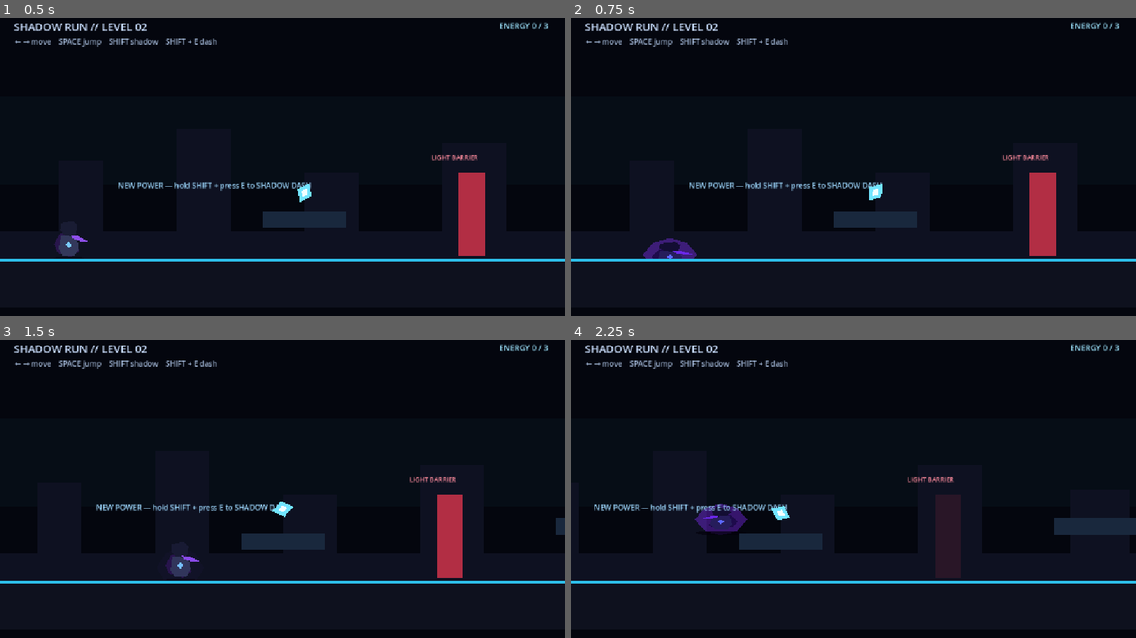
Above: before the commit, frames 1-4 (two rows, left to right).
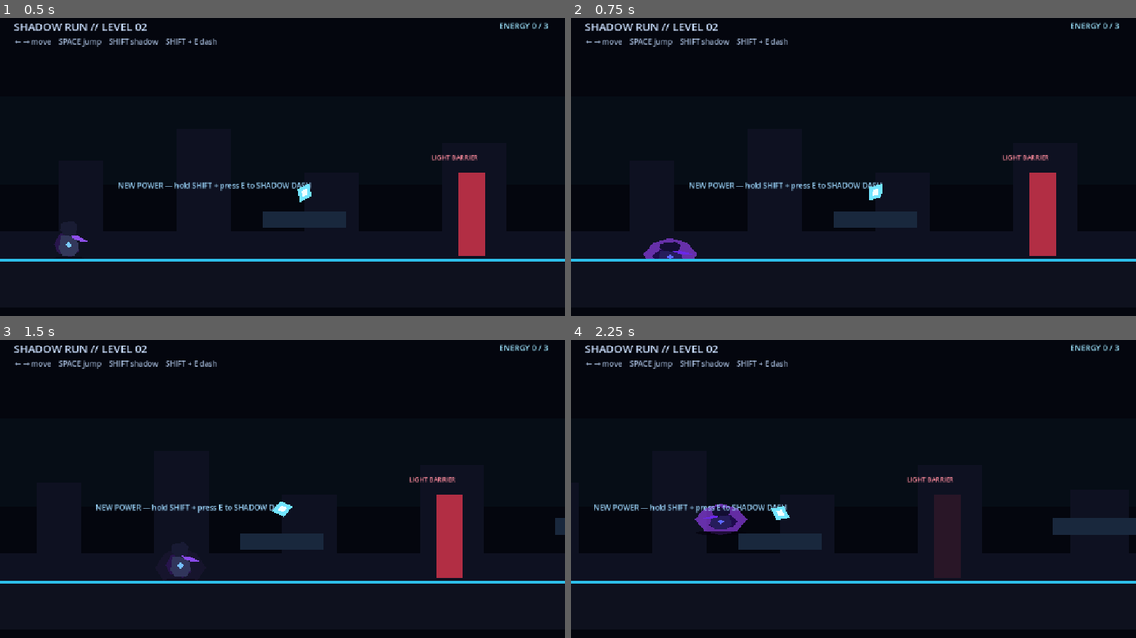
Above: after the commit, the same moments.

Repository: Yass29/shadow-run
Game: Godot game, scene res://level2.tscn
The game is run twice, just before and just after one commit, with the same random seed, the same clock (stepped at 60 frames per second) and the same inputs. This scene is started directly instead of the project's main scene.
Inputs:
- Up to frame 1 (0.5 s): no input
- Up to frame 2 (0.75 s): tap E at 0.5 s; hold Right (ui_right) from 0.53 s (still down); hold Shift from 0.53 s (still down)
- Up to frame 3 (1.5 s): keep holding Right (ui_right); tap Enter (ui_accept) at 0.77 s; tap E at 1.25, 1.35 s; release Shift at 1.28 s
- Up to frame 4 (2.25 s): tap Enter (ui_accept) at 1.52 s; tap E at 2 s; release Right (ui_right) at 2.03 s; hold Left (ui_left) from 2.03 s (still down); hold Shift from 2.03 s (still down)

Frame 1 is identical in both runs. In frame 2, 0.3% of the frame differs, in the area x 12-23%, y 73-81%; in frame 3, 0.6%; in frame 4, 0.9%, in the area x 4-86%, y 45-80%.

Commit message:
Add visible burst to Shadow Dash

Diff:
--- a/player.gd
+++ b/player.gd
@@ -13,6 +13,7 @@
 @export var shadow_dash_enabled := false
 var dash_cooldown := 0.0
 var dash_latched := false
+var dash_flash := 0.0
 
 @onready var body: Node2D = $Body
 @onready var collision: CollisionShape2D = $CollisionShape2D
@@ -29,6 +30,7 @@
 func _physics_process(delta: float) -> void:
 	anim_time += delta
 	dash_cooldown = max(dash_cooldown - delta, 0.0)
+	dash_flash = max(dash_flash - delta, 0.0)
 
 	if not is_on_floor():
 		velocity += get_gravity() * delta
@@ -60,7 +62,8 @@
 
 	dash_latched = true
 	dash_cooldown = 0.65
-	velocity.x = facing * 720.0
+	dash_flash = 0.16
+	velocity.x = facing * 760.0
 	velocity.y = 0.0
 
 func set_shadow_mode(enabled: bool) -> void:
@@ -89,7 +92,10 @@
 		floor_shadow.modulate = floor_shadow.modulate.lerp(Color(0.55, 0.30, 1.0, 0.75), min(delta * 10.0, 1.0))
 		shadow_aura.modulate = shadow_aura.modulate.lerp(Color(0.72, 0.42, 1.0, 0.42), min(delta * 12.0, 1.0))
 		var pulse := 1.0 + sin(anim_time * 8.0) * 0.08
-		shadow_aura.scale = Vector2(1.18 * pulse, 0.82 * pulse)
+		var dash_boost := 1.55 if dash_flash > 0.0 else 1.0
+		shadow_aura.scale = Vector2(1.18 * pulse * dash_boost, 0.82 * pulse)
+		if dash_flash > 0.0:
+			shadow_aura.modulate = Color(0.95, 0.75, 1.0, 0.72)
 		return
 
 	body.modulate = body.modulate.lerp(Color.WHITE, min(delta * 10.0, 1.0))
